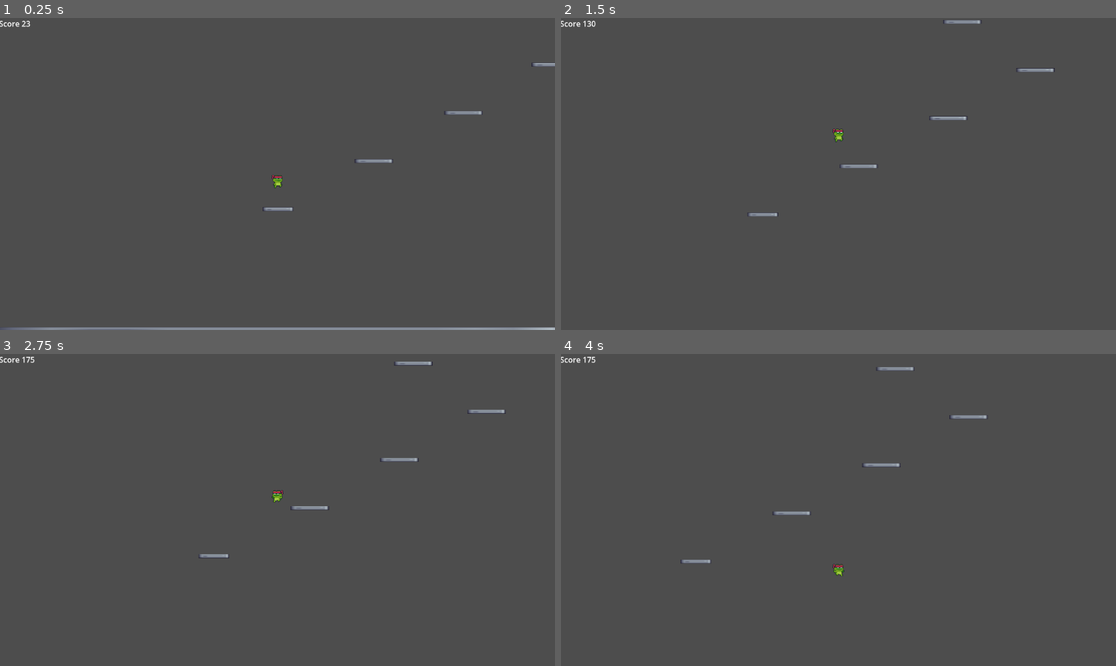
Above: before the commit, frames 1-4 (two rows, left to right).
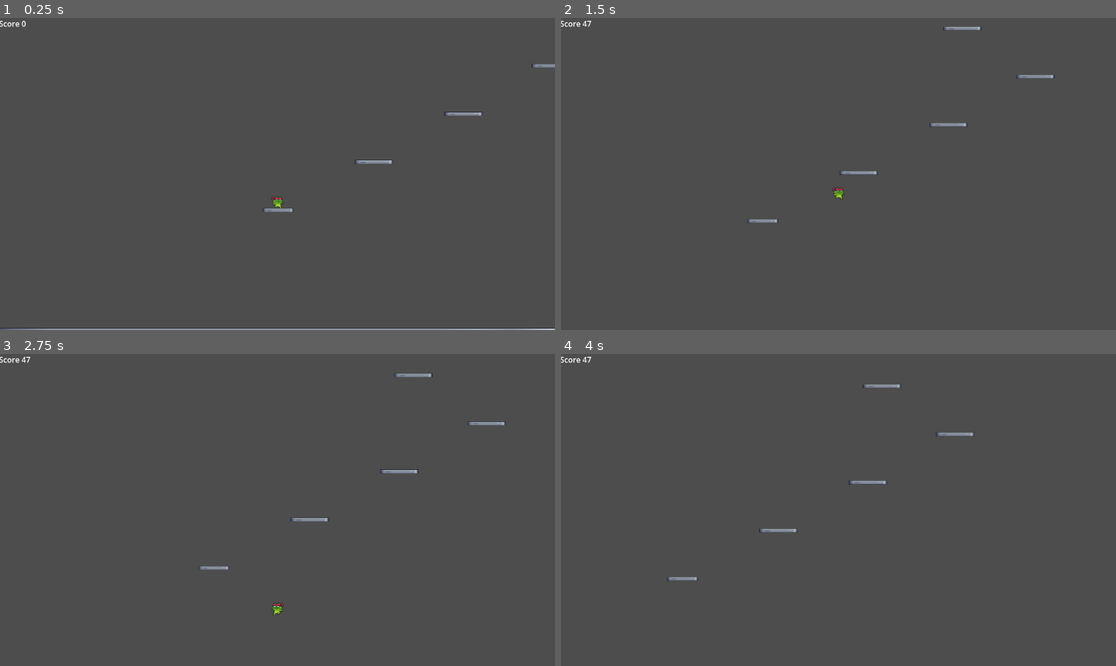
Above: after the commit, the same moments.

Repository: franklinjr12/plataformme
Game: Godot game, scene res://scenes/world.tscn
Same seed, same stepped clock (60 frames per second), same inputs: the game is played once before the commit and once after it.
Inputs:
- Up to frame 1 (0.25 s): no input
- Up to frame 2 (1.5 s): hold W (jump, bound only after the commit) 0.53-1.28 s; hold D (move_right) from 0.53 s (still down); tap W (jump, bound only after the commit) at 1.35 s
- Up to frame 3 (2.75 s): tap W (jump, bound only after the commit) at 1.52, 1.82 s; release D (move_right) at 2.03 s; hold A (move_left) from 2.03 s (still down); hold W (jump, bound only after the commit) from 2.03 s (still down)
- Up to frame 4 (4 s): release A (move_left) at 2.78 s; release W (jump, bound only after the commit) at 2.78 s; hold D (move_right) from 2.78 s (still down); tap W (jump, bound only after the commit) at 2.85, 3.02, 3.32 s; hold W (jump, bound only after the commit) from 3.53 s (still down)

The runs differ from the first frame. In frame 1, 1.0% of the frame differs, in the area x 0-100%, y 0-100%; in frame 2, 0.9%; in frame 3, 0.9%; in frame 4, 0.8%.

Commit message:
change jumpping and camera speed

Diff:
--- a/project.godot
+++ b/project.godot
@@ -27,6 +27,12 @@
 "events": [Object(InputEventKey,"resource_local_to_scene":false,"resource_name":"","device":-1,"window_id":0,"alt_press …(191 unchanged characters)…
 ]
 }
+jump={
+"deadzone": 0.2,
+"events": [Object(InputEventKey,"resource_local_to_scene":false,"resource_name":"","device":-1,"window_id":0,"alt_pressed":false,"shift_pressed":false,"ctrl_pressed":false,"meta_pressed":false,"pressed":false,"keycode":0,"physical_keycode":87,"key_label":0,"unicode":119,"location":0,"echo":false,"script":null)
+, Object(InputEventKey,"resource_local_to_scene":false,"resource_name":"","device":-1,"window_id":0,"alt_pressed":false,"shift_pressed":false,"ctrl_pressed":false,"meta_pressed":false,"pressed":false,"keycode":0,"physical_keycode":32,"key_label":0,"unicode":32,"location":0,"echo":false,"script":null)
+]
+}
 
 [rendering]
 
--- a/scenes/world.tscn
+++ b/scenes/world.tscn
@@ -148,7 +148,7 @@
 
 [node name="IsJumpingOnTimer" type="Timer" parent="Player"]
 wait_time = 2.0
-autostart = true
+one_shot = true
 
 [node name="InitialPlatform" parent="." instance=ExtResource("6_qfnet")]
 position = Vector2(591, 644)
--- a/scripts/camera.gd
+++ b/scripts/camera.gd
@@ -1,6 +1,6 @@
 extends Camera2D
 
-@export var CAMERA_SCROLL_SPEED = 0.15
+@export var CAMERA_SCROLL_SPEED = 0.3
 var player = null
 
 func _ready():
--- a/scripts/player.gd
+++ b/scripts/player.gd
@@ -4,7 +4,7 @@
 @export var FALL_MULTIPLIER = 7
 @export var JUMP_VELOCITY = 12000
 
-var is_jumping = true
+var is_jumping = false
 
 func _ready() -> void:
 	$AnimatedSprite2D.animation = "default"
@@ -15,6 +15,12 @@
 		velocity.x += DEFAULT_VELOCITY * delta
 	if Input.is_action_pressed("move_left"):
 		velocity.x -= DEFAULT_VELOCITY * delta
+	if Input.is_action_pressed("jump") && is_on_floor():
+		is_jumping = true
+		$IsJumpingOnTimer.start()
+	if Input.is_action_just_released("jump"):
+		is_jumping = false
+		$IsJumpingOnTimer.stop()
 	if is_jumping:
 		velocity.y -= JUMP_VELOCITY * delta
 	velocity.y +=  (FALL_MULTIPLIER * get_gravity().y) * delta
@@ -30,7 +36,4 @@
 	move_and_slide()
 
 func _on_is_jumping_on_timer_timeout() -> void:
-	if is_jumping == false && is_on_floor():
-		is_jumping = true
-	else:
-		is_jumping = false
+	is_jumping = false
